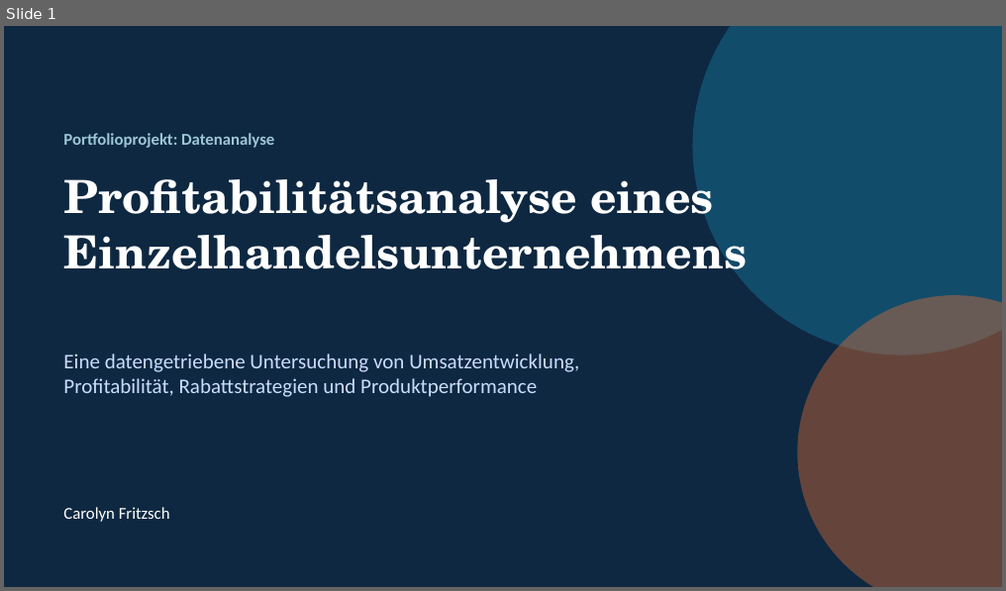
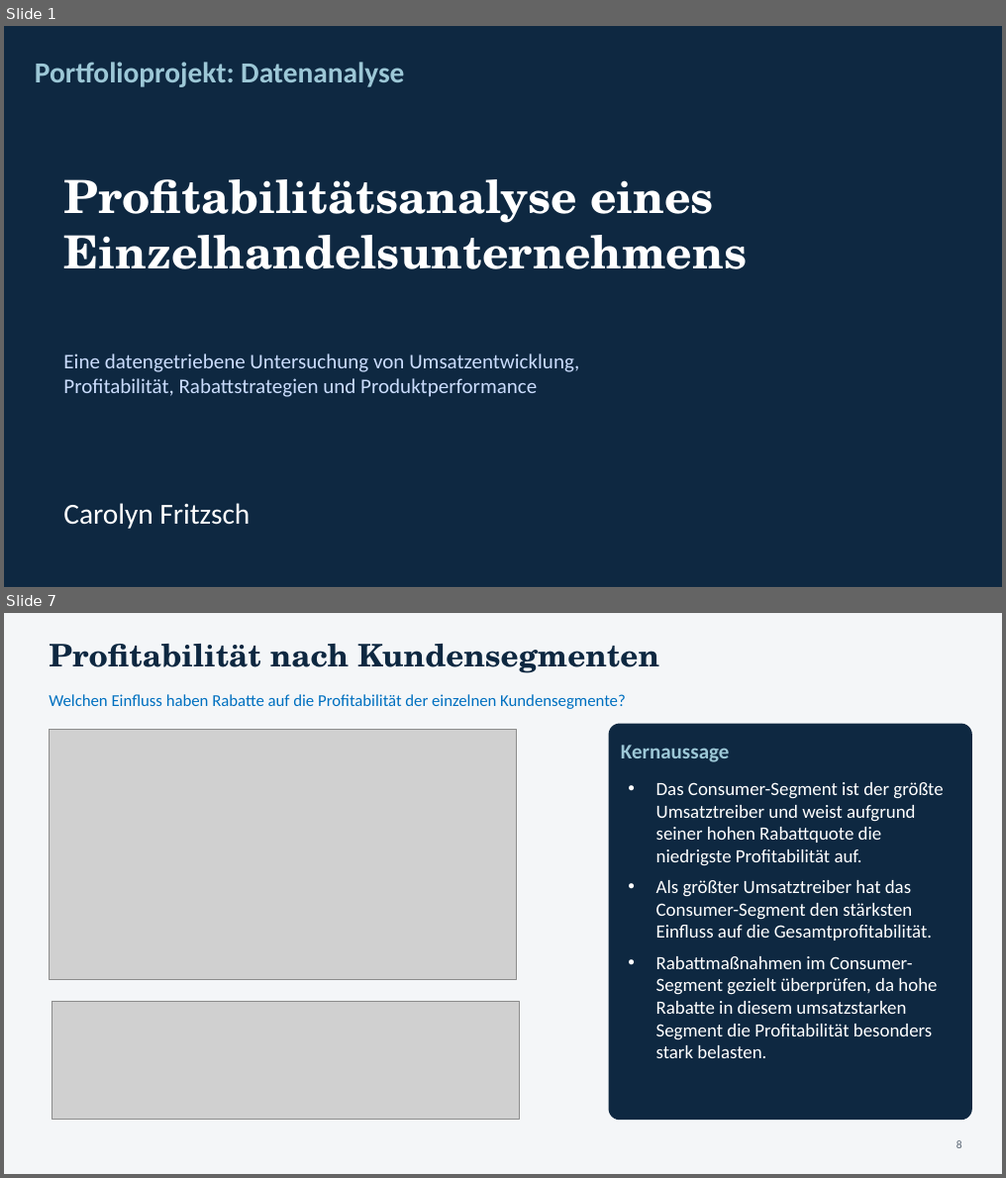
Before and after one commit to Carolyn74/Portfolioprojekt, a slide deck: Power Point/Abschlusspräsentation.pptx. Shown one above the other, each under a label of ours: slide 1 before the commit, slides 1 and 7 after it; the slides between them are not shown. The pictures are 1006x591 and 1006x1178 pixels, drawn with LibreOffice and Linux fonts; fonts in the diff are those of the drawing; grey boxes stand for pictures. Boxes give left, top, right and bottom in pixels: in the first picture for what was removed or moved away, otherwise in the second. Text is boxed around its words. In the diff, an @@ line names an element or a change of style, - is before the commit and + after.

```diff
--- a/Power Point/Abschlusspräsentation.pptx
+++ b/Power Point/Abschlusspräsentation.pptx
@@ slide 7 added at bbox=[4, 613, 1002, 1174], background #F4F6F8 @@
@@ text added at bbox=[49, 644, 659, 673], 30 pt, text #0E2841, bold @@
+Profitabilität nach Kundensegmenten
@@ text added at bbox=[49, 694, 626, 709], 16 pt, text #0070C0 @@
+Welchen Einfluss haben Rabatte auf die Profitabilität der einzelnen Kundensegmente?
@@ picture added at bbox=[49, 729, 517, 980] @@
@@ rounded rectangle added at bbox=[609, 724, 971, 1120], fill #0E2841, outline #0E2841 1 pt @@
@@ text added at bbox=[621, 745, 730, 762], 20 pt, text #9CC7D6, bold @@
+Kernaussage
@@ text added at bbox=[656, 782, 943, 1059], 18 pt, text #FFFFFF @@
+• Das Consumer-Segment ist der größte Umsatztreiber und weist aufgrund seiner hohen Rabattquote die niedrigste Profitabilität auf.
+• Als größter Umsatztreiber hat das Consumer-Segment den stärksten Einfluss auf die Gesamtprofitabilität.
+• Rabattmaßnahmen im Consumer-Segment gezielt überprüfen, da hohe Rabatte in diesem umsatzstarken Segment die Profitabilität besonders stark belasten.
@@ picture added at bbox=[52, 1001, 519, 1120] @@
@@ text added at bbox=[956, 1141, 962, 1149], 11 pt, text #5B6775 @@
+8
@@ slide 1 changed as well @@
@@ ellipse removed at bbox=[693, 26, 1002, 356] @@
@@ text "Portfolioprojekt: Datenanalyse" at bbox=[35, 62, 404, 87]: size 16 to 28 pt @@
@@ text "Portfolioprojekt: Datenanalyse": place and size @@
-text "Portfolioprojekt: Datenanalyse" at bbox=[63, 133, 274, 148]
+text "Portfolioprojekt: Datenanalyse" at bbox=[35, 62, 404, 87]
@@ ellipse removed at bbox=[798, 295, 1002, 587] @@
@@ text "Carolyn Fritzsch" at bbox=[63, 503, 250, 529]: size 16 to 28 pt @@
```
Also in this commit, not shown: 10 other slides changed, 1 other slide added, 28 other files.
